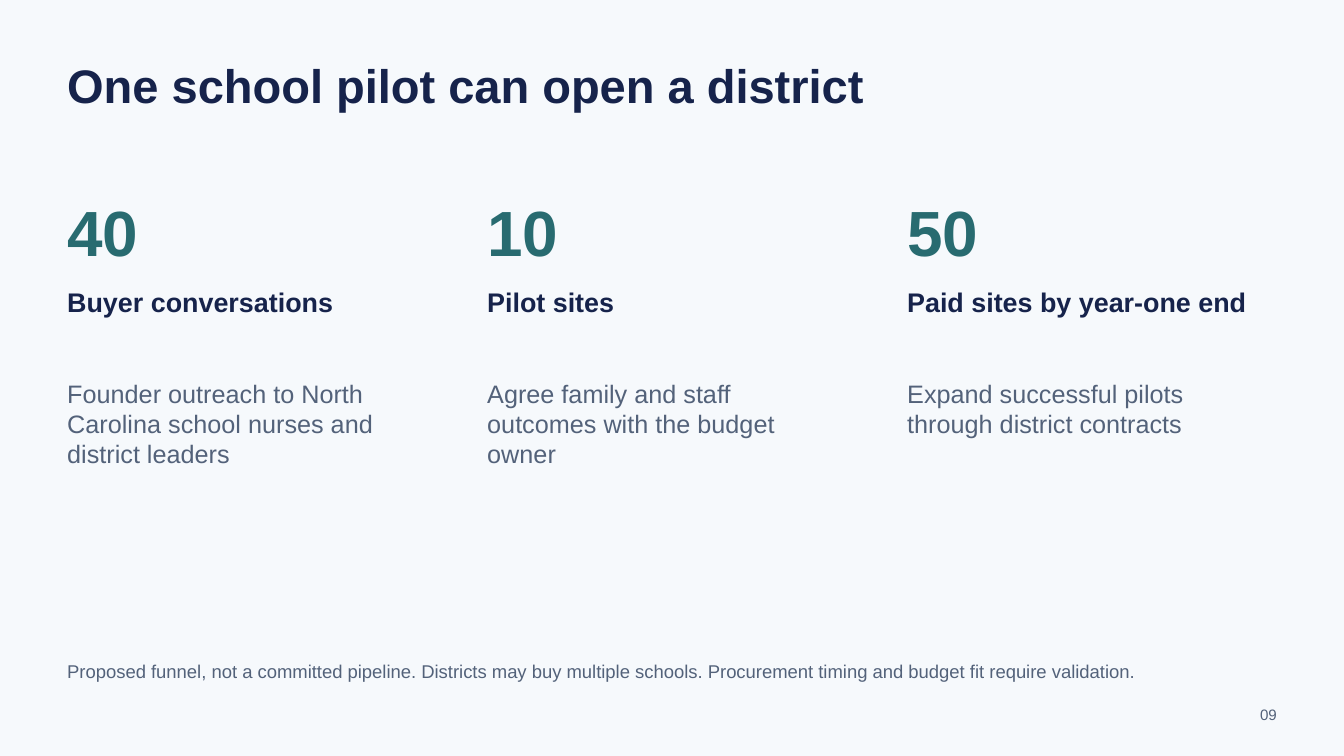
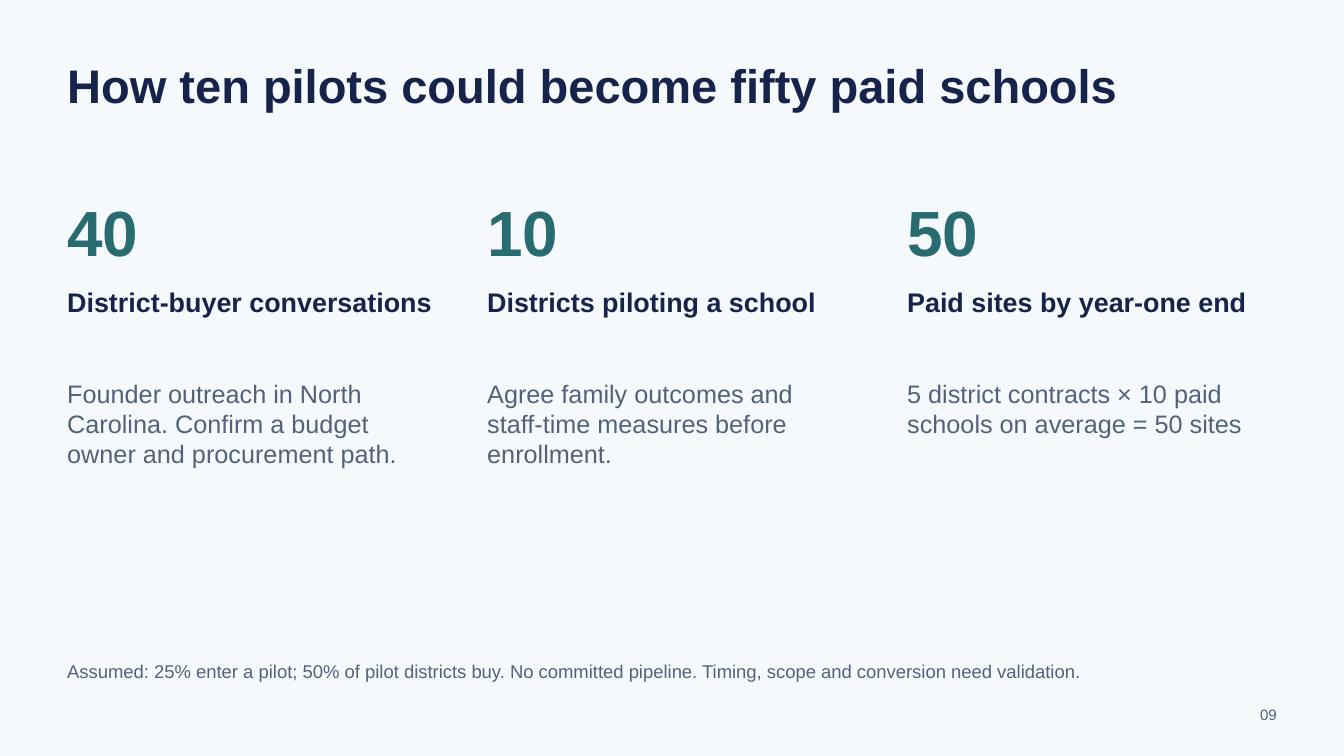
Before and after one commit to haydn-s/focal-technologies, a slide deck: slide 9 of docs/presentations/executive-pitch/Focal Family Executive Pitch - Final 12min.pptx. Drawn at 1344x756 pixels with LibreOffice and Linux fonts; fonts in the diff are those of the drawing. Boxes give left, top, right and bottom in pixels: in the first picture for what was removed or moved away, otherwise in the second. Text is boxed around its words. In the diff, an @@ line names an element or a change of style, - is before the commit and + after.

```diff
--- a/docs/presentations/executive-pitch/Focal Family Executive Pitch - Final 12min.pptx
+++ b/docs/presentations/executive-pitch/Focal Family Executive Pitch - Final 12min.pptx
@@ text at bbox=[67, 69, 1117, 113]: text changed @@
-One school pilot can open a district
+How ten pilots could become fifty paid schools
@@ text at bbox=[67, 292, 431, 317]: text changed @@
-Buyer conversations
+District-buyer conversations
@@ text at bbox=[487, 292, 816, 317]: text changed @@
-Pilot sites
+Districts piloting a school
@@ text at bbox=[67, 384, 397, 468]: text changed @@
-Founder outreach to North Carolina school nurses and district leaders
+Founder outreach in North Carolina. Confirm a budget owner and procurement path.
@@ text at bbox=[487, 384, 793, 463]: text changed @@
-Agree family and staff outcomes with the budget owner
+Agree family outcomes and staff-time measures before enrollment.
@@ text at bbox=[907, 384, 1242, 438]: text changed @@
-Expand successful pilots through district contracts
+5 district contracts × 10 paid schools on average = 50 sites
@@ text at bbox=[67, 664, 1080, 682]: text changed @@
-Proposed funnel, not a committed pipeline. Districts may buy multiple schools. Procurement timing and budget fit require validation.
+Assumed: 25% enter a pilot; 50% of pilot districts buy. No committed pipeline. Timing, scope and conversion need validation.
```
Also in this commit, not shown: 18 other slides changed, 10 other files.
